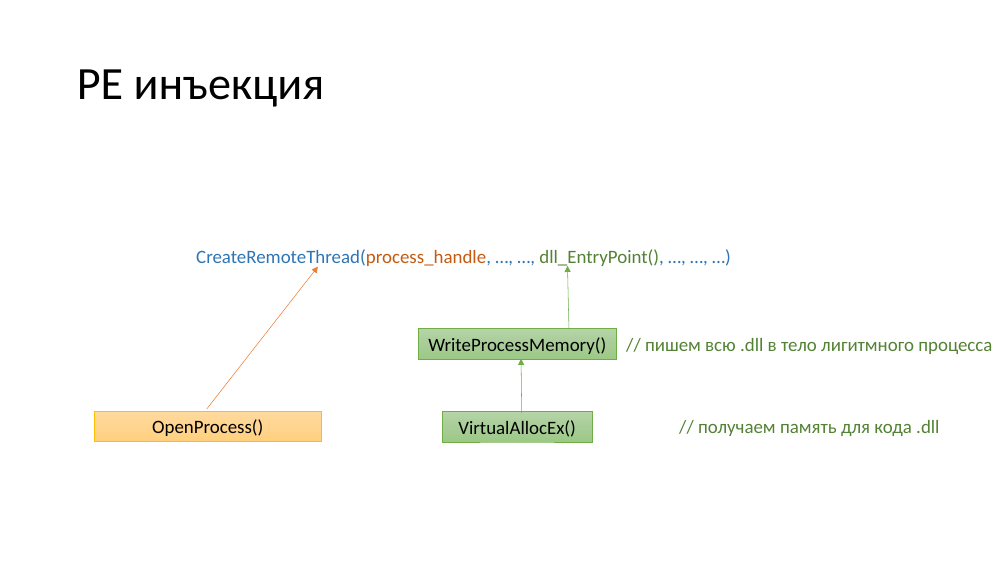
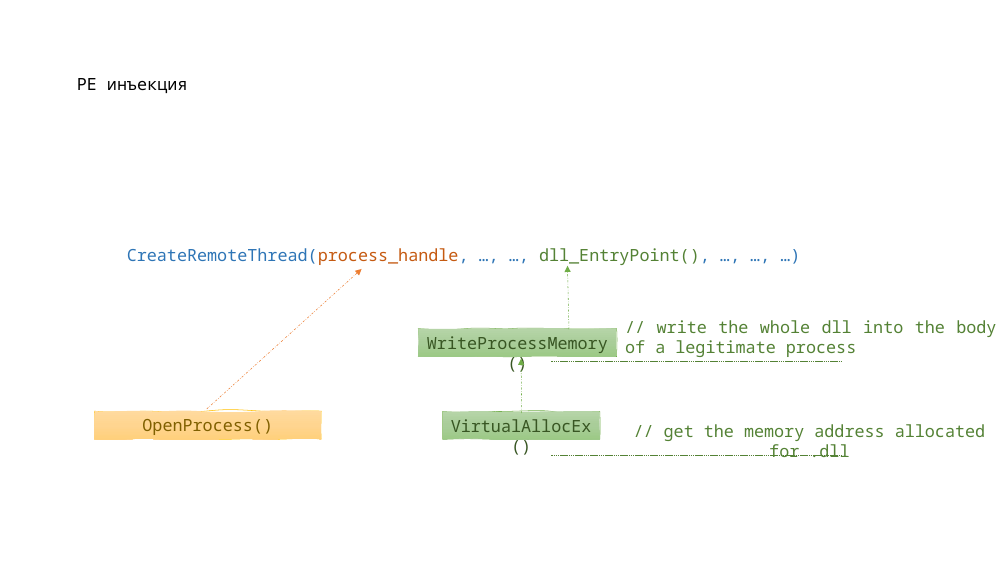
Before and after one commit to ShH01m3s/ShH01m3s.github.io, a slide deck: slide 9 of files/presentations/Injects_p1.pptx. Drawn at 1008x567 pixels with LibreOffice and Linux fonts; fonts in the diff are those of the drawing. Boxes give left, top, right and bottom in pixels: in the first picture for what was removed or moved away, otherwise in the second. Text is boxed around its words. In the diff, an @@ line names an element or a change of style, - is before the commit and + after.

```diff
--- a/files/presentations/Injects_p1.pptx
+++ b/files/presentations/Injects_p1.pptx
@@ title "PE инъекция" at (77, 78, 187, 93): size 44 to 16 pt, font Calibri to Noto Sans Mono @@
@@ text "CreateRemoteThread(process_handle, …, …, dll_EntryPoint(), … ..." at (127, 248, 710, 267): size 18 to 16 pt, font Calibri to Noto Sans Mono @@
@@ arrow moved from (206, 409) - (318, 267) to (206, 409) - (361, 269) @@
@@ arrow (206, 409) - (361, 269): stroke #ED7D31 0.5 pt to #ED7D31 0.5 pt dashed @@
@@ arrow (569, 330) - (568, 266): stroke #70AD47 0.5 pt to #70AD47 0.5 pt dashed @@
@@ rectangle removed at (418, 329, 616, 359) @@
-WriteProcessMemory()
@@ freeform shape added at (418, 329, 616, 357), fill gradient #B5D5A7 to #AACE9A to #9CC987, outline #70AD47 0.5 pt, 16 pt, text #385723 @@
+WriteProcessMemory()
@@ text at (625, 320, 996, 357): text changed; size 18 to 16 pt; font Calibri to Noto Sans Mono @@
-// пишем всю .dll в тело лигитмного процесса
+// write the whole dll into the body of a legitimate process
@@ arrow (522, 413) - (521, 358): stroke #70AD47 0.5 pt to #70AD47 0.5 pt dashed @@
@@ line added from (551, 361) to (842, 361), #548235 0.5 pt dashed @@
@@ rectangle removed at (95, 411, 321, 442) @@
-OpenProcess()
@@ freeform shape added at (95, 411, 321, 439), fill gradient #FFDB9E to #FFD590 to #FFD07C, outline #FFC000 0.5 pt, 16 pt, text #806000 @@
+OpenProcess()
@@ rectangle removed at (442, 411, 592, 442) @@
-VirtualAllocEx()
@@ freeform shape added at (442, 411, 600, 439), fill gradient #B5D5A7 to #AACE9A to #9CC987, outline #70AD47 0.5 pt, 16 pt, text #385723 @@
+VirtualAllocEx()
@@ text at (664, 424, 985, 457): text changed; size 18 to 16 pt; font Calibri to Noto Sans Mono @@
-// получаем память для кода .dll
+// get the memory address allocated for .dll
@@ line added from (551, 455) to (842, 455), #548235 0.5 pt dashed @@
```
Also in this commit, not shown: 7 other slides changed, 2 slides added, 2 slides removed, 14 other files.
